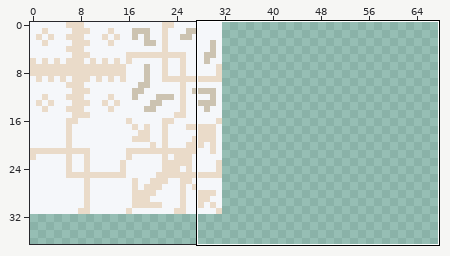
File history of a pixel-art file, Godot/Assets/TileSets/TileSet.aseprite. The first picture is a wide view before the edit; the outline marks the close-up.
Close-up. The starting point:
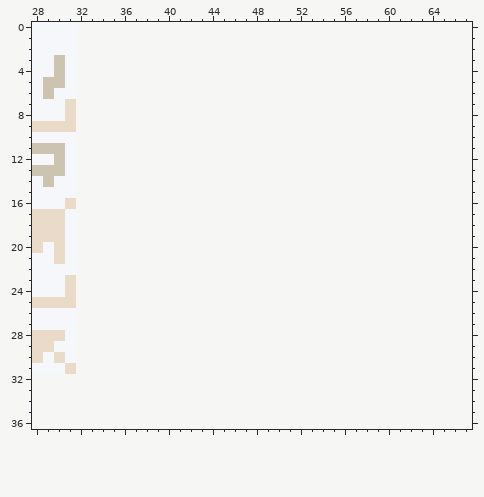
32x32 pixels, 1 frame. Shown: x 28..67, y 0..36. The old version is drawn lined up with the new one, on the new canvas. The wide view leaves out empty margins.
The result:
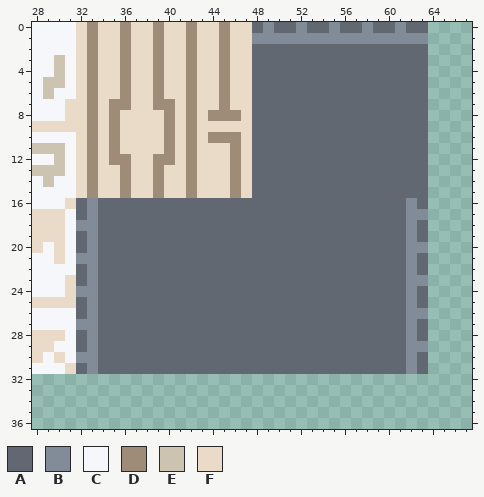
Palette (. is transparent): A #626871  B #828b98  C #f5f7fa  D #9e8c79  E #ccc3b1  F #eadbc9
From old to new:
{"change": "canvas 32x32 -> 1024x1024"}
{"y":0,"x":32,"old":"................................","new":"FDFFDFFDFFDFFDFFABAABAABAABAABAA"}
{"y":1,"x":32,"old":"................................","new":"FDFFDFFDFFDFFDFFBBBBBBBBBBBBBBBB"}
{"y":2,"x":32,"old":"................................","new":"FDFFDFFDFFDFFDFFAAAAAAAAAAAAAAAA"}
{"y":3,"x":32,"old":"................................","new":"FDFFDFFDFFDFFDFFAAAAAAAAAAAAAAAA"}
{"y":4,"x":32,"old":"................................","new":"FDFFDFFDFFDFFDFFAAAAAAAAAAAAAAAA"}
{"y":5,"x":32,"old":"................................","new":"FDFFDFFDFFDFFDFFAAAAAAAAAAAAAAAA"}
{"y":6,"x":32,"old":"................................","new":"FDFFDFFDFFDFFDFFAAAAAAAAAAAAAAAA"}
{"y":7,"x":32,"old":"................................","new":"FDFDDFFDDFDFFDFFAAAAAAAAAAAAAAAA"}
{"y":8,"x":32,"old":"................................","new":"FDFDFFFFDFDFDDDFAAAAAAAAAAAAAAAA"}
{"y":9,"x":32,"old":"................................","new":"FDFDFFFFDFDFFFFFAAAAAAAAAAAAAAAA"}
{"y":10,"x":32,"old":"................................","new":"FDFDFFFFDFDFDDDFAAAAAAAAAAAAAAAA"}
{"y":11,"x":32,"old":"................................","new":"FDFDFFFFDFDFFFDFAAAAAAAAAAAAAAAA"}
{"y":12,"x":32,"old":"................................","new":"FDFDDFFDDFDFFFDFAAAAAAAAAAAAAAAA"}
{"y":13,"x":32,"old":"................................","new":"FDFFDFFDFFDFFFDFAAAAAAAAAAAAAAAA"}
{"y":14,"x":32,"old":"................................","new":"FDFFDFFDFFDFFFDFAAAAAAAAAAAAAAAA"}
{"y":15,"x":32,"old":"................................","new":"FDFFDFFDFFDFFFDFAAAAAAAAAAAAAAAA"}
{"y":16,"x":32,"old":"................................","new":"ABAAAAAAAAAAAAAAAAAAAAAAAAAAAABA"}
{"y":17,"x":32,"old":"................................","new":"ABAAAAAAAAAAAAAAAAAAAAAAAAAAAABB"}
{"y":18,"x":32,"old":"................................","new":"BBAAAAAAAAAAAAAAAAAAAAAAAAAAAABA"}
{"y":19,"x":32,"old":"................................","new":"ABAAAAAAAAAAAAAAAAAAAAAAAAAAAABA"}
{"y":20,"x":32,"old":"................................","new":"ABAAAAAAAAAAAAAAAAAAAAAAAAAAAABB"}
{"y":21,"x":32,"old":"................................","new":"BBAAAAAAAAAAAAAAAAAAAAAAAAAAAABA"}
{"y":22,"x":32,"old":"................................","new":"ABAAAAAAAAAAAAAAAAAAAAAAAAAAAABA"}
{"y":23,"x":32,"old":"................................","new":"ABAAAAAAAAAAAAAAAAAAAAAAAAAAAABB"}
{"y":24,"x":32,"old":"................................","new":"BBAAAAAAAAAAAAAAAAAAAAAAAAAAAABA"}
{"y":25,"x":32,"old":"................................","new":"ABAAAAAAAAAAAAAAAAAAAAAAAAAAAABA"}
{"y":26,"x":32,"old":"................................","new":"ABAAAAAAAAAAAAAAAAAAAAAAAAAAAABB"}
{"y":27,"x":32,"old":"................................","new":"BBAAAAAAAAAAAAAAAAAAAAAAAAAAAABA"}
{"y":28,"x":32,"old":"................................","new":"ABAAAAAAAAAAAAAAAAAAAAAAAAAAAABA"}
{"y":29,"x":32,"old":"................................","new":"ABAAAAAAAAAAAAAAAAAAAAAAAAAAAABB"}
{"y":30,"x":32,"old":"................................","new":"BBAAAAAAAAAAAAAAAAAAAAAAAAAAAABA"}
{"y":31,"x":32,"old":"................................","new":"ABAAAAAAAAAAAAAAAAAAAAAAAAAAAABA"}
{"label":"added","picture_box":[76,22,428,374]}
